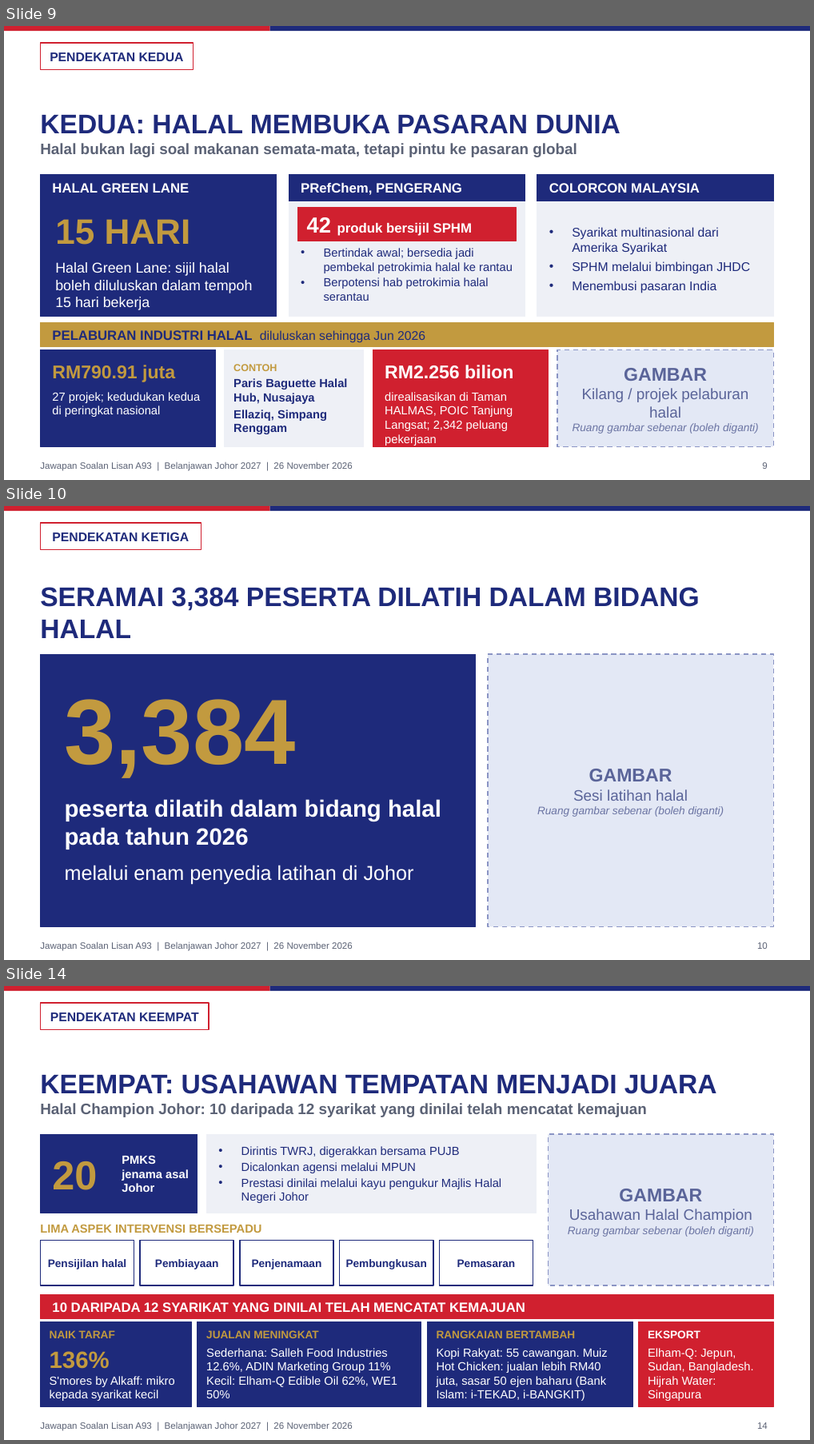
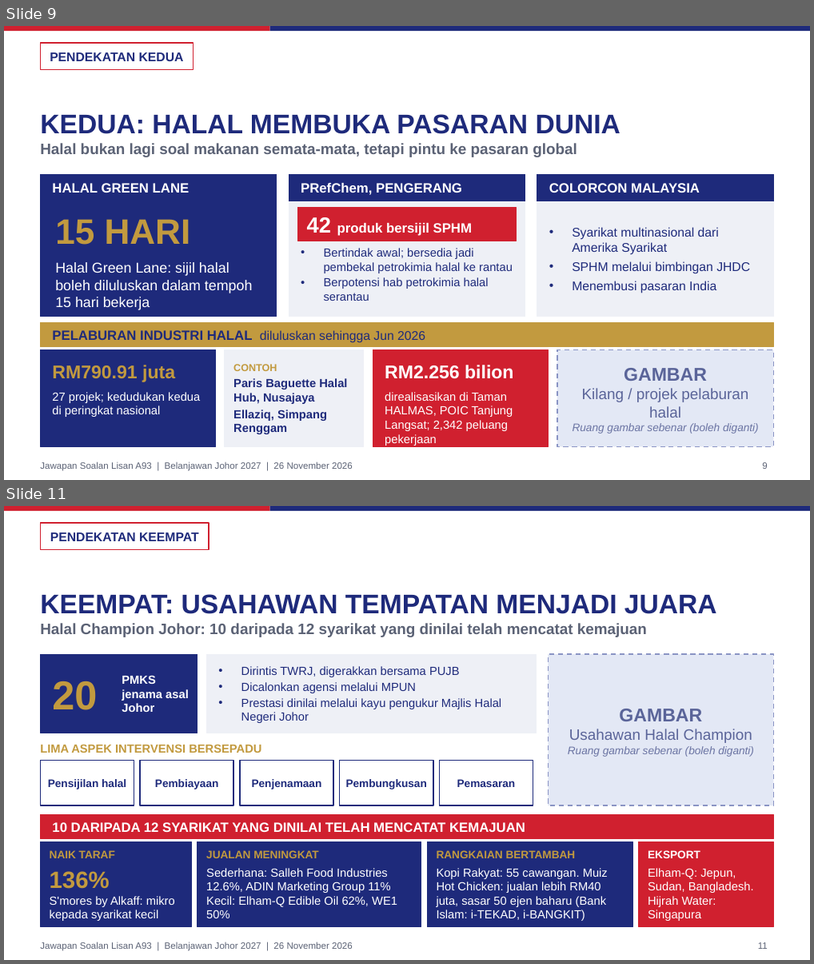
Before and after one commit to nawaljoe/Nawal, a slide deck: slides/A93_Halal_Johor_16x9.pptx. Shown one above the other, each under a label of ours: slides 9, 10 and 14 before the commit, slides 9 and 11 after it; the slides between them are not shown. The pictures are 814x1444 and 814x964 pixels, drawn with LibreOffice and Linux fonts; fonts in the diff are those of the drawing; background and template pictures are left out. Boxes give left, top, right and bottom in pixels: in the first picture for what was removed or moved away, otherwise in the second. Text is boxed around its words. In the diff, an @@ line names an element or a change of style, - is before the commit and + after.

```diff
--- a/slides/A93_Halal_Johor_16x9.pptx
+++ b/slides/A93_Halal_Johor_16x9.pptx
@@ slide 10 removed at [4, 506, 810, 960], background #FFFFFF; not listed: 3 template elements that a slide beside it also shows @@
@@ rectangle removed at [40, 523, 202, 549] @@
@@ text removed at [52, 532, 189, 541] @@
-PENDEKATAN KETIGA
@@ title removed at [40, 587, 699, 638] @@
-SERAMAI 3,384 PESERTA DILATIH DALAM BIDANG HALAL
@@ rectangle removed at [40, 654, 476, 927] @@
@@ rectangle removed at [488, 654, 774, 927] @@
@@ text removed at [65, 699, 296, 778] @@
-3,384
@@ text removed at [538, 768, 725, 816] @@
-GAMBAR
-Sesi latihan halal
-Ruang gambar sebenar (boleh diganti)
@@ text removed at [65, 799, 442, 849] @@
-peserta dilatih dalam bidang halal pada tahun 2026
@@ text removed at [65, 864, 414, 884] @@
-melalui enam penyedia latihan di Johor
@@ page number removed at [758, 942, 768, 948] @@
-10
@@ what was slide 14 is now slide 11 @@
@@ page number at [758, 942, 768, 948]: text changed @@
-14
+11
```
Also in this commit, not shown: 1 slide changed, 2 other slides removed, 4 other files.
